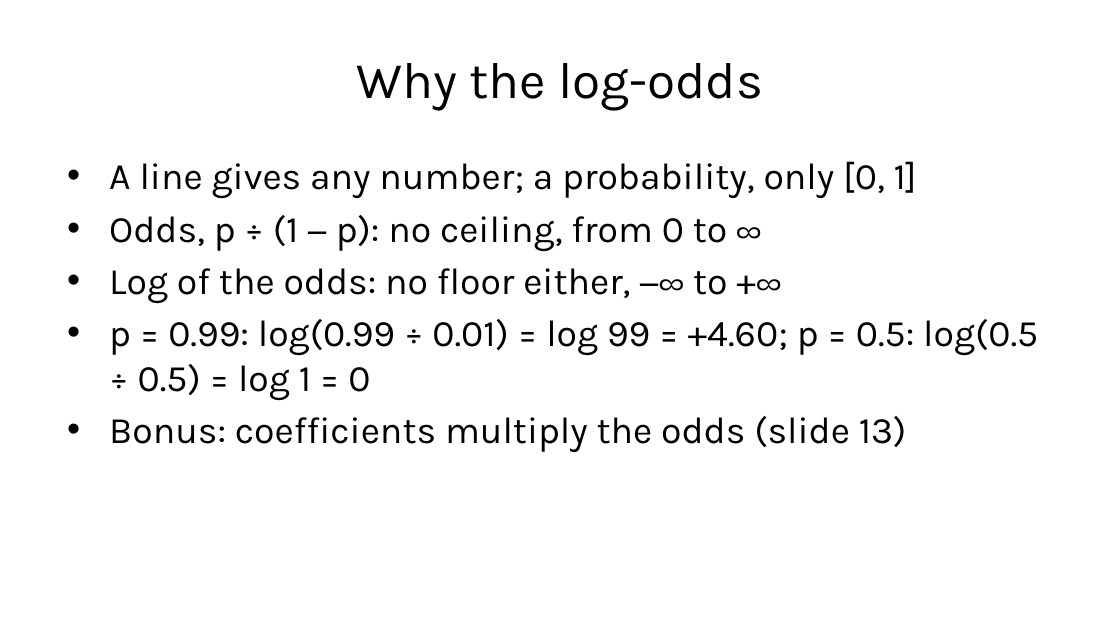
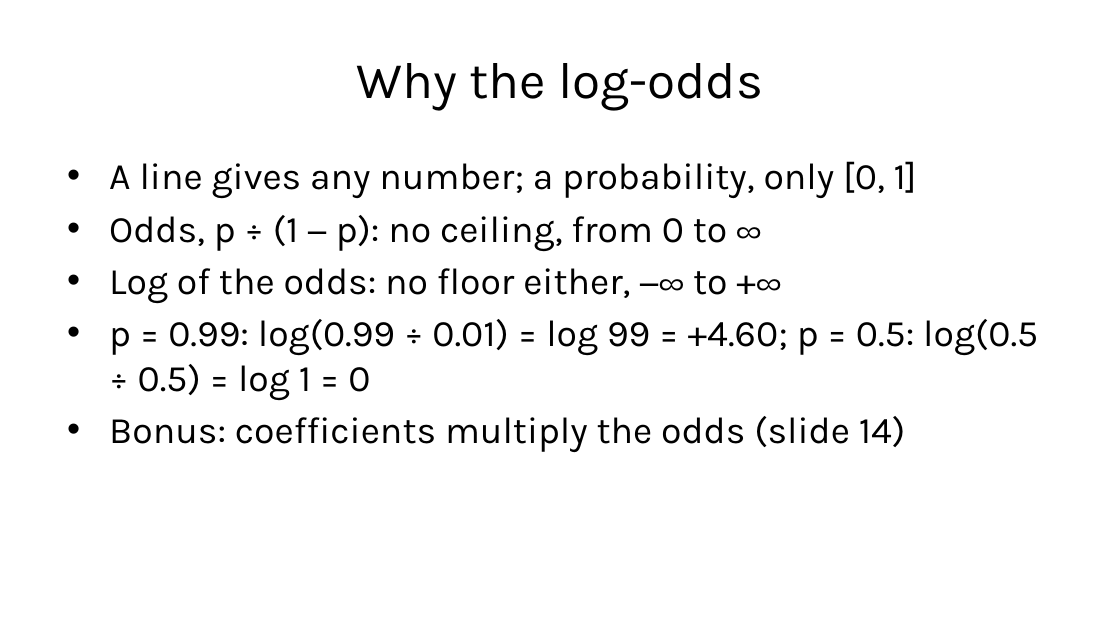
Before and after one commit to fabioantonini/technologies-for-artificial-intelligence, a slide deck: slide 9 of Lessons/04_classification_and_metrics/Slides/classification_and_metrics_slides.pptx. Drawn at 1120x630 pixels with LibreOffice and Linux fonts; fonts in the diff are those of the drawing; background and template pictures are left out. Boxes give left, top, right and bottom in pixels: in the first picture for what was removed or moved away, otherwise in the second. Text is boxed around its words. In the diff, an @@ line names an element or a change of style, - is before the commit and + after.

```diff
--- a/Lessons/04_classification_and_metrics/Slides/classification_and_metrics_slides.pptx
+++ b/Lessons/04_classification_and_metrics/Slides/classification_and_metrics_slides.pptx
@@ text at (109,416,905,452): text changed @@
-• Bonus: coefficients multiply the odds (slide 13)
+• Bonus: coefficients multiply the odds (slide 14)
```
Also in this commit, not shown: 9 other slides changed, 1 slide added, 17 other files.
